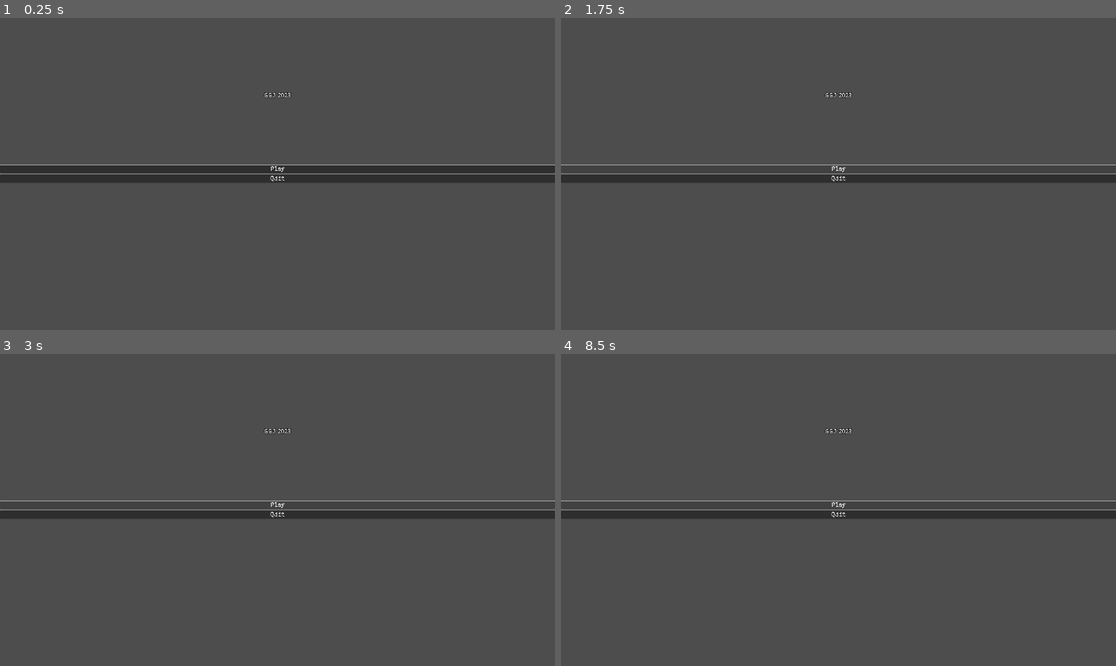
Above: before the commit, frames 1-4 (two rows, left to right).
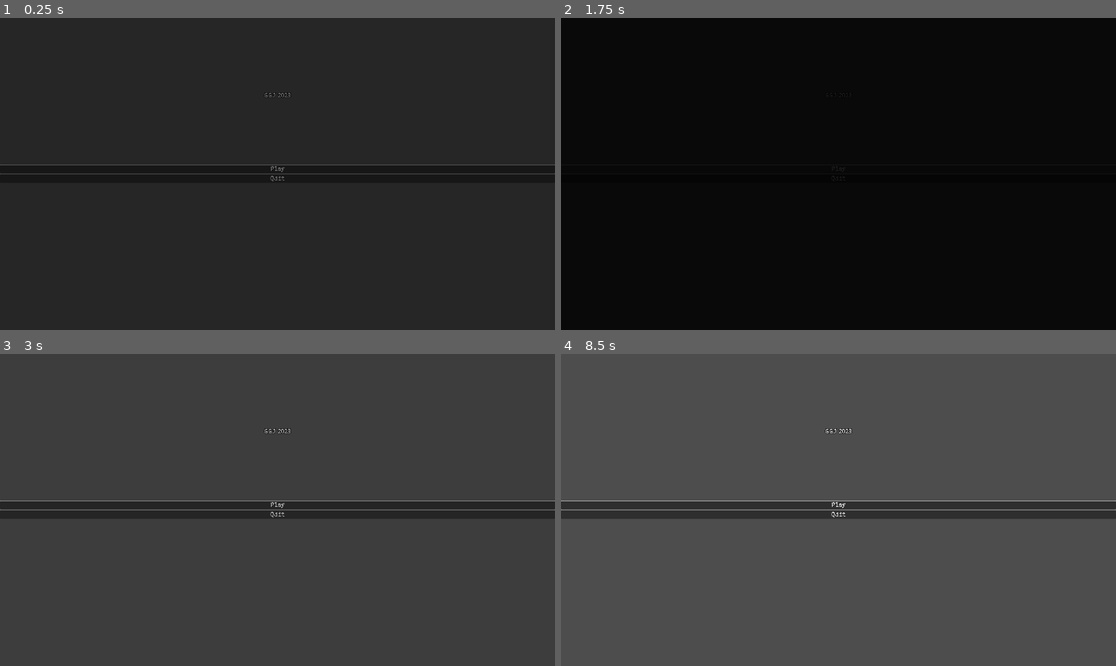
Above: after the commit, the same moments.

Repository: 80hdgames/GGJ-2023
Game: Godot game, scene res://Scenes/Start.tscn
The game is run twice, just before and just after one commit, with the same random seed, the same clock (stepped at 60 frames per second) and the same inputs.
Inputs:
- Up to frame 1 (0.25 s): no input
- Up to frame 2 (1.75 s): click "Play" at 0.5 s; click "Play" at 1.25 s
- Up to frame 3 (3 s): click "Play" at 2 s
- Up to frame 4 (8.5 s): tap Enter at 3.5, 5, 6.5 s; tap Space at 4.25, 5.75, 7.25 s

The runs differ from the first frame. In frame 1, 95% of the frame differs, in the area x 0-100%, y 0-100%; in frame 2, 100%; in frame 3, 3.2%; in frame 4, less than 0.1%.

Commit message:
Autoload SceneManager, fade prefabs, and script
-play button can transition to a new scene, however it reloads the same one for now
-added FadeIn and FadeOut prefabs, and UIFadeOut.gd

Diff:
--- /dev/null
+++ b/GGJ-2023-Project/Scenes/Prefabs/UI/FadeIn.tscn
@@ -0,0 +1,14 @@
+[gd_scene load_steps=2 format=3 uid="uid://cf4v6hf24f6ip"]
+
+[ext_resource type="Script" path="res://Scripts/UI/UIFadeOut.gd" id="1"]
+
+[node name="ColorRect" type="ColorRect"]
+visible = false
+anchors_preset = 15
+anchor_right = 1.0
+anchor_bottom = 1.0
+grow_horizontal = 2
+grow_vertical = 2
+mouse_filter = 2
+color = Color(0, 0, 0, 1)
+script = ExtResource("1")
--- /dev/null
+++ b/GGJ-2023-Project/Scenes/Prefabs/UI/FadeOut.tscn
@@ -0,0 +1,13 @@
+[gd_scene load_steps=2 format=3 uid="uid://bhdjuqh2avbmd"]
+
+[ext_resource type="Script" path="res://Scripts/UI/UIFadeOut.gd" id="1"]
+
+[node name="FadeOut" type="ColorRect"]
+visible = false
+anchors_preset = 15
+anchor_right = 1.0
+anchor_bottom = 1.0
+mouse_filter = 2
+color = Color(0, 0, 0, 1)
+script = ExtResource("1")
+multiplier = -2.0
--- a/GGJ-2023-Project/Scenes/Prefabs/UI/PlayButton.tscn
+++ b/GGJ-2023-Project/Scenes/Prefabs/UI/PlayButton.tscn
@@ -5,3 +5,4 @@
 [node name="PlayButton" type="Button"]
 text = "Play"
 script = ExtResource("1_6n12b")
+playScenePath = "res://Scenes/Start.tscn"
--- a/GGJ-2023-Project/Scenes/Start.tscn
+++ b/GGJ-2023-Project/Scenes/Start.tscn
@@ -1,5 +1,6 @@
-[gd_scene load_steps=4 format=3 uid="uid://c7mrqrwa0bb3d"]
+[gd_scene load_steps=5 format=3 uid="uid://c7mrqrwa0bb3d"]
 
+[ext_resource type="PackedScene" uid="uid://cf4v6hf24f6ip" path="res://Scenes/Prefabs/UI/FadeIn.tscn" id="1_c2su7"]
 [ext_resource type="Script" path="res://Scripts/Audio/PlayMusic.gd" id="1_wq6fa"]
 [ext_resource type="PackedScene" uid="uid://cxsyc65rpmxh0" path="res://Scenes/Prefabs/UI/PlayButton.tscn" id="2_68y68"]
 [ext_resource type="PackedScene" uid="uid://bjhl3g45777dx" path="res://Scenes/Prefabs/UI/QuitButton.tscn" id="3_eh3c5"]
@@ -41,3 +42,6 @@
 
 [node name="QuitButton" parent="VBoxContainer" instance=ExtResource("3_eh3c5")]
 layout_mode = 2
+
+[node name="FadeIn" parent="." instance=ExtResource("1_c2su7")]
+layout_mode = 1
--- /dev/null
+++ b/GGJ-2023-Project/Scripts/Autoloads/SceneManager.gd
@@ -0,0 +1,62 @@
+extends CanvasLayer
+
+enum {
+	FREE,
+	LOADING
+}
+
+var _state :int = 0
+var _loadTimer :float = 0
+var _targetScenePath :String
+
+var _fader
+
+const EMPTY_STRING = ""
+const FADE_OUT_DURATION = 0.5
+const FADE_OUT_PREFAB = preload("res://Scenes/Prefabs/UI/FadeOut.tscn")
+
+
+func _ready():
+	layer = 128
+	#pause_mode = Node.PAUSE_MODE_PROCESS
+	_fader = FADE_OUT_PREFAB.instantiate()
+	#_fader.pause_mode = Node.PAUSE_MODE_PROCESS
+	add_child(_fader)
+	_fader.pause()
+
+
+func is_loading() -> bool:
+	return _state == LOADING
+
+
+func go_to(path :String):
+	if path == _targetScenePath:
+		return
+	#ParticleManager.set_active(false)
+
+	assert(ResourceLoader.exists(path))
+	_targetScenePath = path
+	_loadTimer = 0
+	_state = LOADING
+	_fader.resume()
+	# warning-ignore:return_value_discarded
+#	if get_tree().change_scene(path) != OK:
+#		push_error("Failed to open scene at %s" % path)
+
+
+func _swap_scene():
+	if get_tree().change_scene_to_file(_targetScenePath) != OK:
+		push_error("Failed to open scene at %s" % _targetScenePath)
+	_state = FREE
+	_fader.pause()
+	_targetScenePath = EMPTY_STRING
+
+
+func _physics_process(delta :float):
+	match _state:
+		FREE:
+			return
+		LOADING:
+			if _loadTimer >= FADE_OUT_DURATION:
+				_swap_scene()
+			_loadTimer += delta
--- a/GGJ-2023-Project/Scripts/UI/Buttons/PlayButton.gd
+++ b/GGJ-2023-Project/Scripts/UI/Buttons/PlayButton.gd
@@ -1,5 +1,6 @@
 extends Button
 
+@export_file(".tscn") var playScenePath :String
 const SoundType = SfxManager.SoundType
 
 
@@ -12,3 +13,4 @@
 
 	# TODO: load game scene
 	#GameManager.engage()
+	SceneManager.go_to(playScenePath)
--- /dev/null
+++ b/GGJ-2023-Project/Scripts/UI/UIFadeOut.gd
@@ -0,0 +1,38 @@
+extends Control
+
+@export var multiplier :float = 2.0
+
+signal faded_out
+signal faded_in
+
+
+func _ready():
+	_reset()
+
+
+func _process(delta :float):
+	modulate.a -= delta * multiplier
+	if multiplier > 0:
+		if modulate.a <= 0:
+			hide()
+			emit_signal("faded_out")
+			set_process(false)
+	else:
+		if modulate.a >= 1:
+			emit_signal("faded_in")
+			set_process(false)
+
+
+func _reset():
+	modulate.a = 1.0 if multiplier > 0.0 else 0.01
+	visible = modulate.a > 0
+
+
+func pause():
+	set_process(false)
+	hide()
+
+
+func resume():
+	_reset()
+	set_process(true)
--- a/GGJ-2023-Project/project.godot
+++ b/GGJ-2023-Project/project.godot
@@ -21,6 +21,7 @@
 
 [autoload]
 
+SceneManager="*res://Scripts/Autoloads/SceneManager.gd"
 MusicManager="*res://Scripts/Autoloads/MusicManager.gd"
 SfxManager="*res://Scripts/Autoloads/SfxManager.gd"
 
